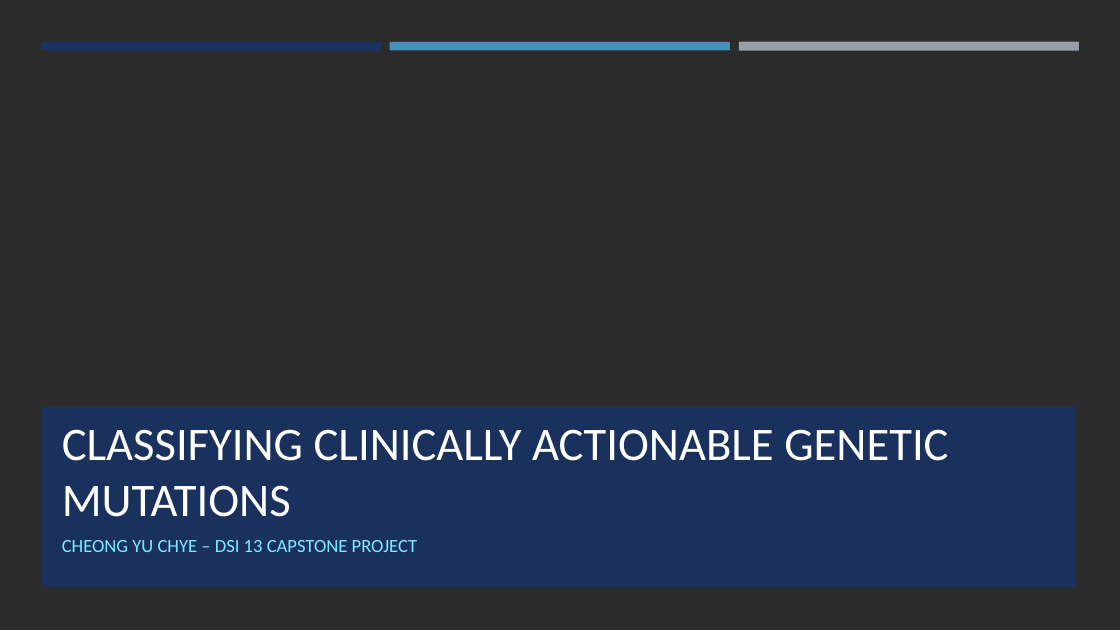
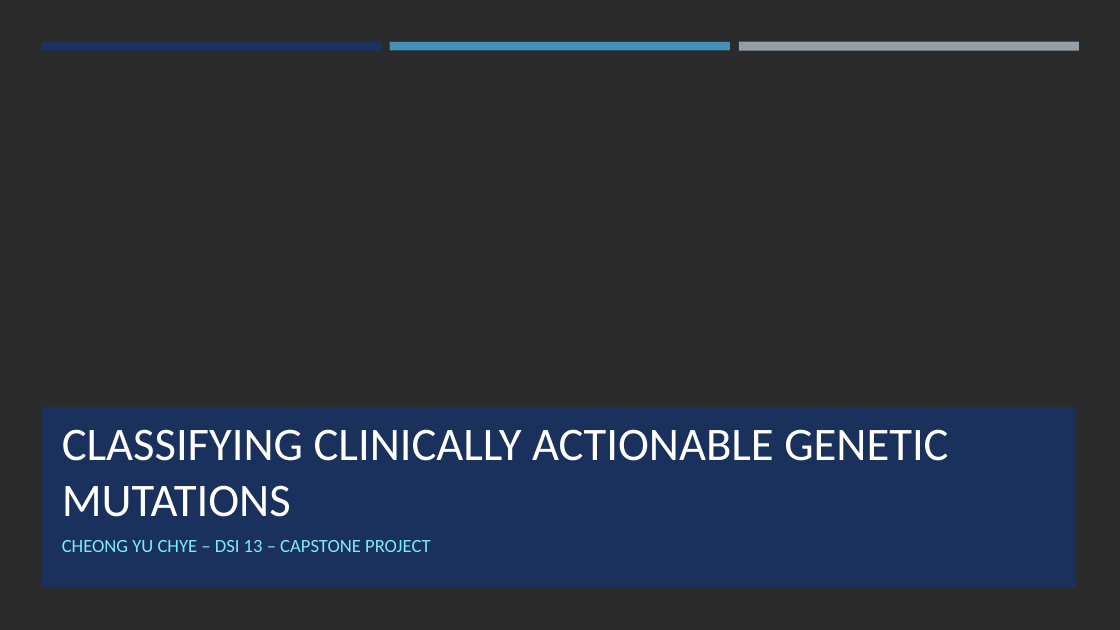
Before and after one commit to yuchye/Capstone, a slide deck: slide 1 of Capstone_Presentation.pptx. Drawn at 1120x630 pixels with LibreOffice and Linux fonts; fonts in the diff are those of the drawing; background and template pictures are left out; a plain dark background stands for a picture behind light text. Boxes give left, top, right and bottom in pixels: in the first picture for what was removed or moved away, otherwise in the second. Text is boxed around its words. In the diff, an @@ line names an element or a change of style, - is before the commit and + after.

```diff
--- a/Capstone_Presentation.pptx
+++ b/Capstone_Presentation.pptx
@@ subtitle at bbox=[62, 540, 430, 552]: text changed @@
-CHEONG YU CHYE – DSI 13 CAPSTONE PROJECT
+CHEONG YU CHYE – DSI 13 – CAPSTONE PROJECT
```
Also in this commit, not shown: 1 slide added, 3 other files.
